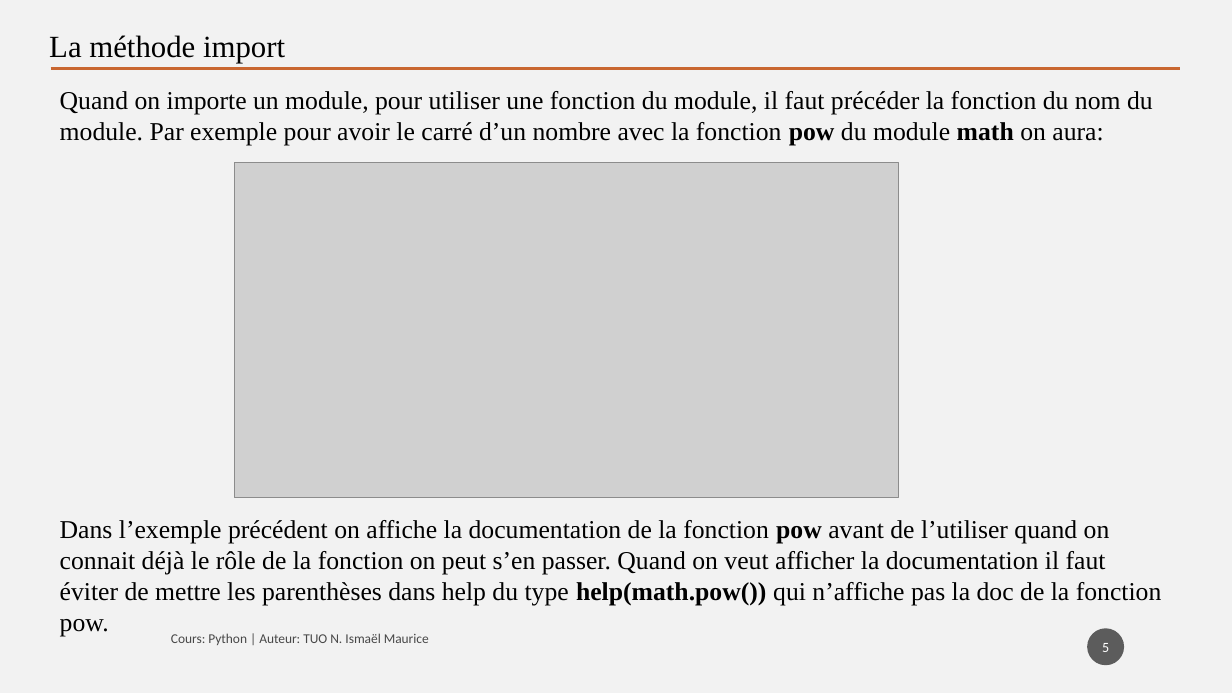
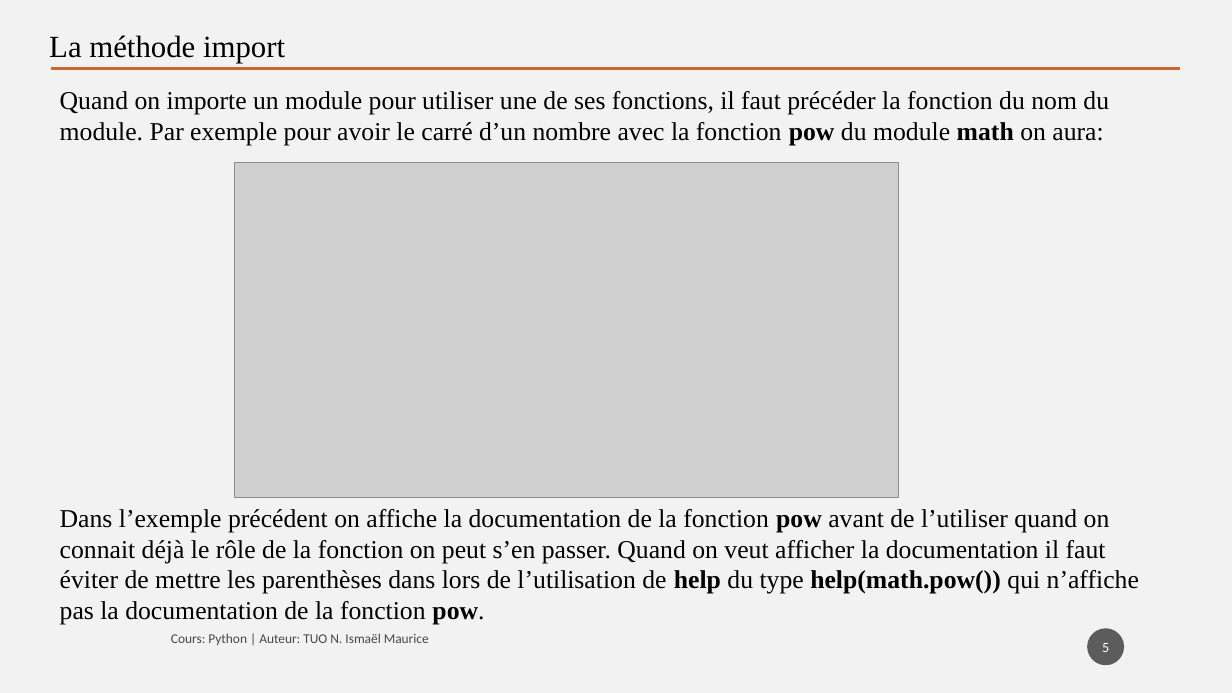
Before and after one commit to tisma95/cours-python, a slide deck: slide 5 of source/Chapitre 6 - Les modules.pptx. Drawn at 1232x693 pixels with LibreOffice and Linux fonts; fonts in the diff are those of the drawing; grey boxes stand for pictures. Boxes give left, top, right and bottom in pixels: in the first picture for what was removed or moved away, otherwise in the second. Text is boxed around its words. In the diff, an @@ line names an element or a change of style, - is before the commit and + after.

```diff
--- a/source/Chapitre 6 - Les modules.pptx
+++ b/source/Chapitre 6 - Les modules.pptx
@@ text at <box>60,91,1109,146</box>: text changed @@
-Quand on importe un module, pour utiliser une fonction du module, il faut précéder la fonction du nom du module. Par exemple pour avoir le carré d’un nombre avec la fonction pow du module math on aura:
+Quand on importe un module pour utiliser une de ses fonctions, il faut précéder la fonction du nom du module. Par exemple pour avoir le carré d’un nombre avec la fonction pow du module math on aura:
@@ text at <box>60,509,1139,625</box>: text changed @@
-Dans l’exemple précédent on affiche la documentation de la fonction pow avant de l’utiliser quand on connait déjà le rôle de la fonction on peut s’en passer. Quand on veut afficher la documentation il faut éviter de mettre les parenthèses dans help du type help(math.pow()) qui n’affiche pas la doc de la fonction pow.
+Dans l’exemple précédent on affiche la documentation de la fonction pow avant de l’utiliser quand on connait déjà le rôle de la fonction on peut s’en passer. Quand on veut afficher la documentation il faut éviter de mettre les parenthèses dans lors de l’utilisation de help du type help(math.pow()) qui n’affiche pas la documentation de la fonction pow.
```
Also in this commit, not shown: 5 other slides changed, 1 other file.
